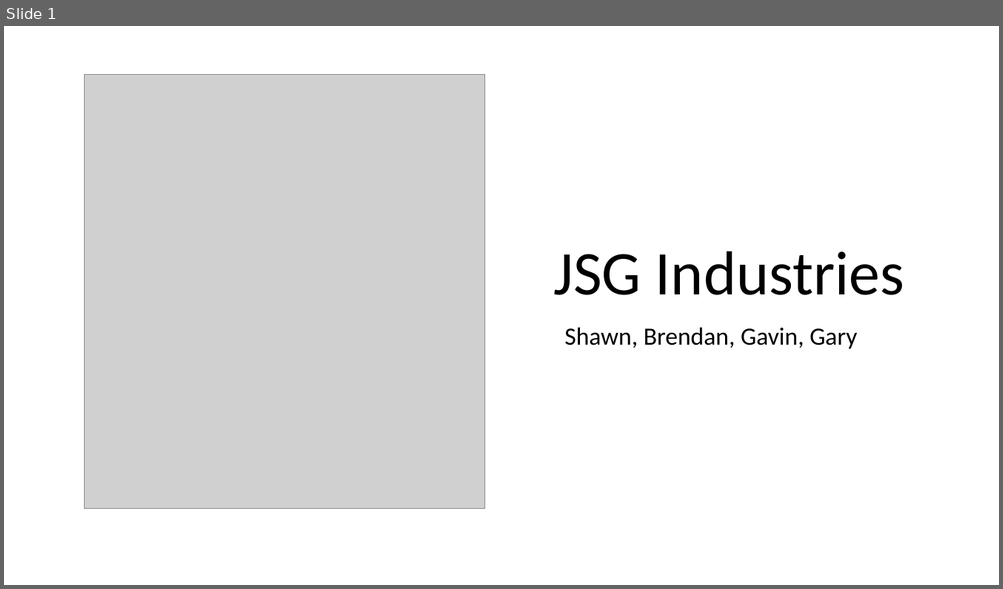
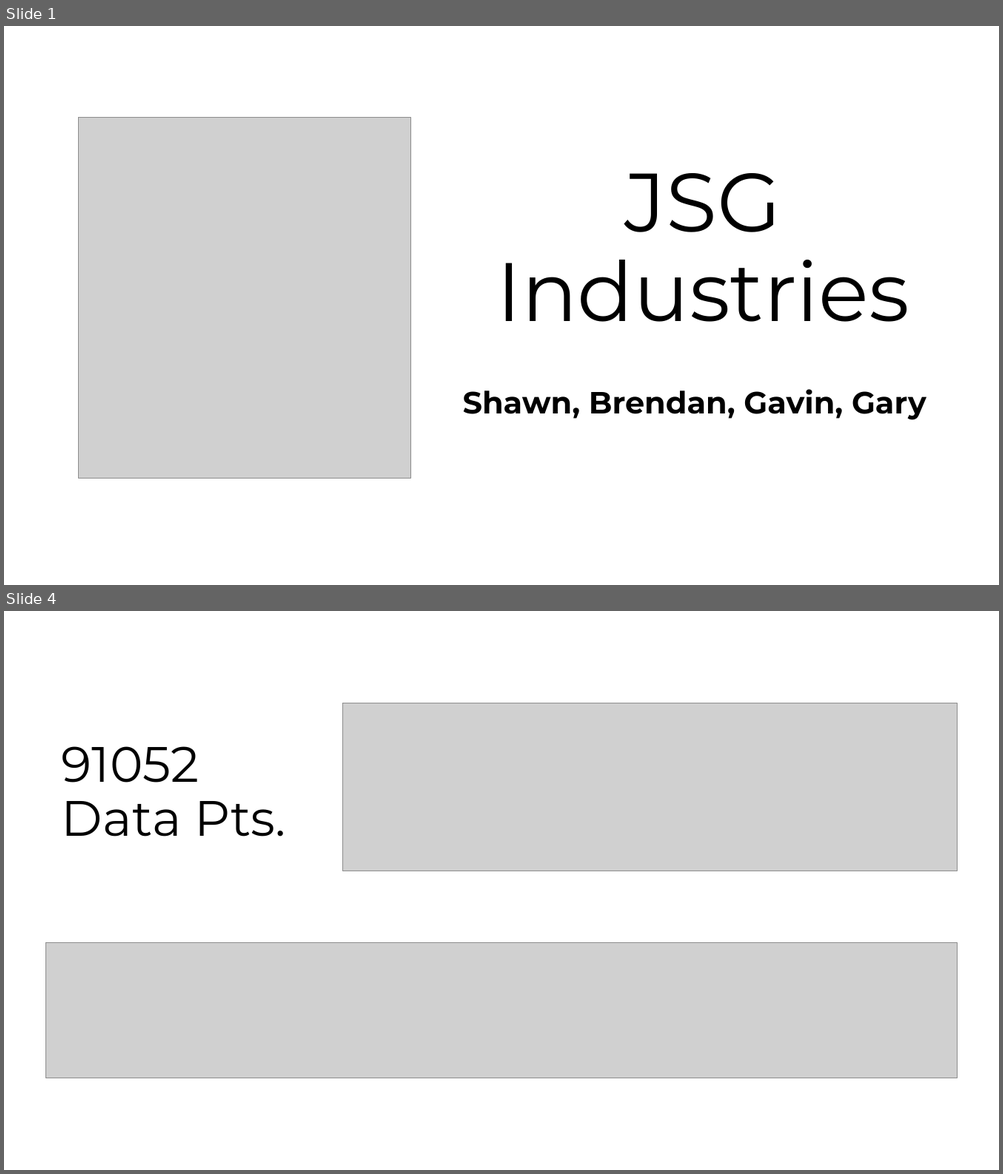
Before and after one commit to shawnjacobsen/hackOHIO-2020, a slide deck: hackOHIO-2020.pptx. Shown one above the other, each under a label of ours: slide 1 before the commit, slides 1 and 4 after it; the slides between them are not shown. The pictures are 1003x589 and 1003x1174 pixels, drawn with LibreOffice and Linux fonts; fonts in the diff are those of the drawing; grey boxes stand for pictures; background and template pictures are left out. Boxes give left, top, right and bottom in pixels: in the first picture for what was removed or moved away, otherwise in the second. Text is boxed around its words. In the diff, an @@ line names an element or a change of style, - is before the commit and + after.

```diff
--- a/hackOHIO-2020.pptx
+++ b/hackOHIO-2020.pptx
@@ slide 4 added at <box>4,611,999,1170</box>, background #FFFFFF @@
@@ picture added at <box>342,703,957,871</box> @@
@@ text added at <box>62,746,286,837</box>, 48 pt, text #000000 @@
+91052
+Data Pts.
@@ picture added at <box>45,943,957,1079</box> @@
@@ slide 1 changed as well @@
@@ picture: place and size @@
-picture at <box>84,75,484,509</box>
+picture at <box>79,118,412,479</box>
@@ title "JSG Industries": place and size @@
-title "JSG Industries" at <box>554,251,904,295</box>
+title "JSG Industries" at <box>496,173,909,322</box>
@@ title "JSG Industries" at <box>496,173,909,322</box>: size 60 to 80 pt, font Calibri to Montserrat @@
@@ subtitle "Shawn, Brendan, Gavin, Gary": place and size @@
-subtitle "Shawn, Brendan, Gavin, Gary" at <box>564,327,856,349</box>
+subtitle "Shawn, Brendan, Gavin, Gary" at <box>463,389,926,420</box>
@@ subtitle "Shawn, Brendan, Gavin, Gary" at <box>463,389,926,420</box>: size 24 to 29.6 pt, font Calibri to Montserrat, bold on; line spacing 0.9 to 2 @@
```
Also in this commit, not shown: 1 other slide changed, 2 other slides added.
